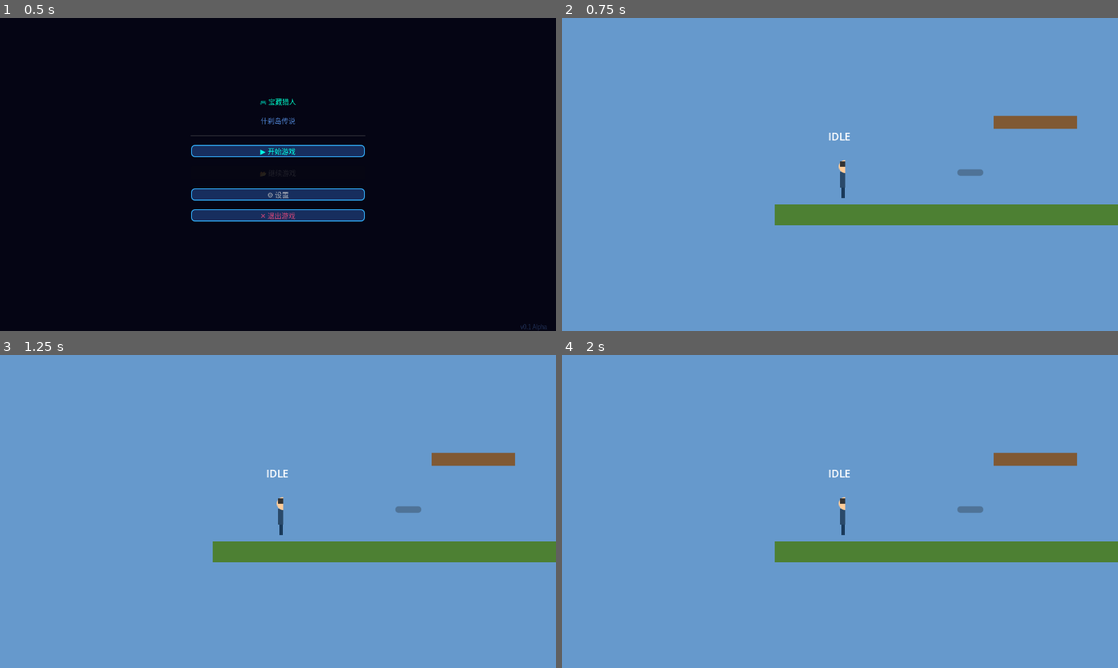
Above: before the commit, frames 1-4 (two rows, left to right).
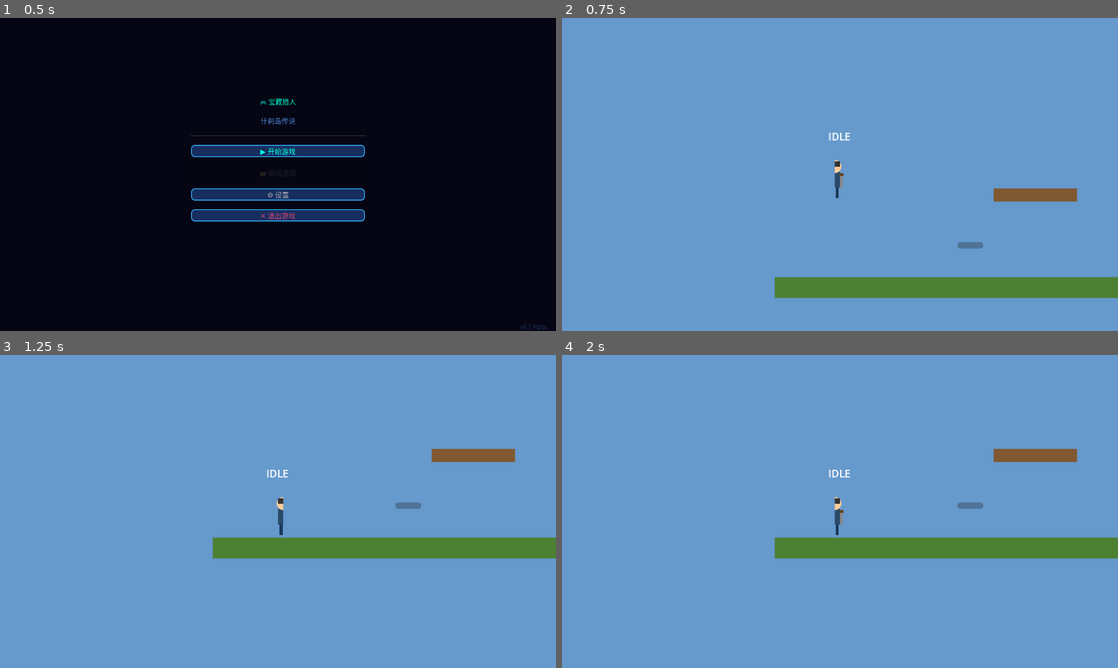
Above: after the commit, the same moments.

Repository: wenzy-tech/godot-adventure
Game: Godot game, scene res://Levels/TitleScreen.tscn
Two runs of this game, one before a commit and one after it. Both use one fixed random seed, a clock stepped at 60 frames per second and the inputs below.
Inputs:
- Up to frame 1 (0.5 s): no input
- Up to frame 2 (0.75 s): click "▶ 开始游戏" at 0.5 s
- Up to frame 3 (1.25 s): no input
- Up to frame 4 (2 s): no input

Frame 1 is identical in both runs. In frame 2, 10% of the frame differs, in the area x 38-100%, y 31-90%; in frame 3, 2.2%; in frame 4, 2.4%.
Error before the commit: Parse Error: Identifier "input_dir" not declared in the current scope. (res://Player/Player.gd:102)

Commit message:
Fix: declare input_dir with var

Diff:
--- a/Player/Player.gd
+++ b/Player/Player.gd
@@ -99,7 +99,7 @@
 	was_on_floor = is_on_floor()
 
 	# 输入处理
-	input_dir = move_input
+	var input_dir = move_input
 
 	if current_state == STATE_IDLE or current_state == STATE_WALK:
 		handle_movement_input(input_dir, delta)
